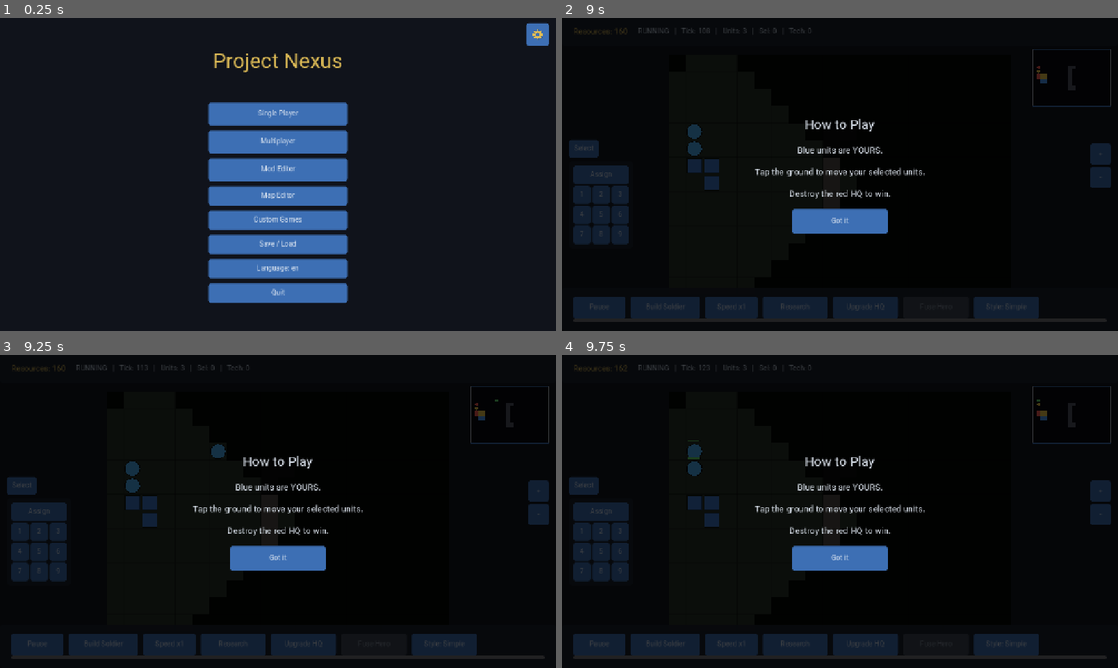
Above: before the commit, frames 1-4 (two rows, left to right).
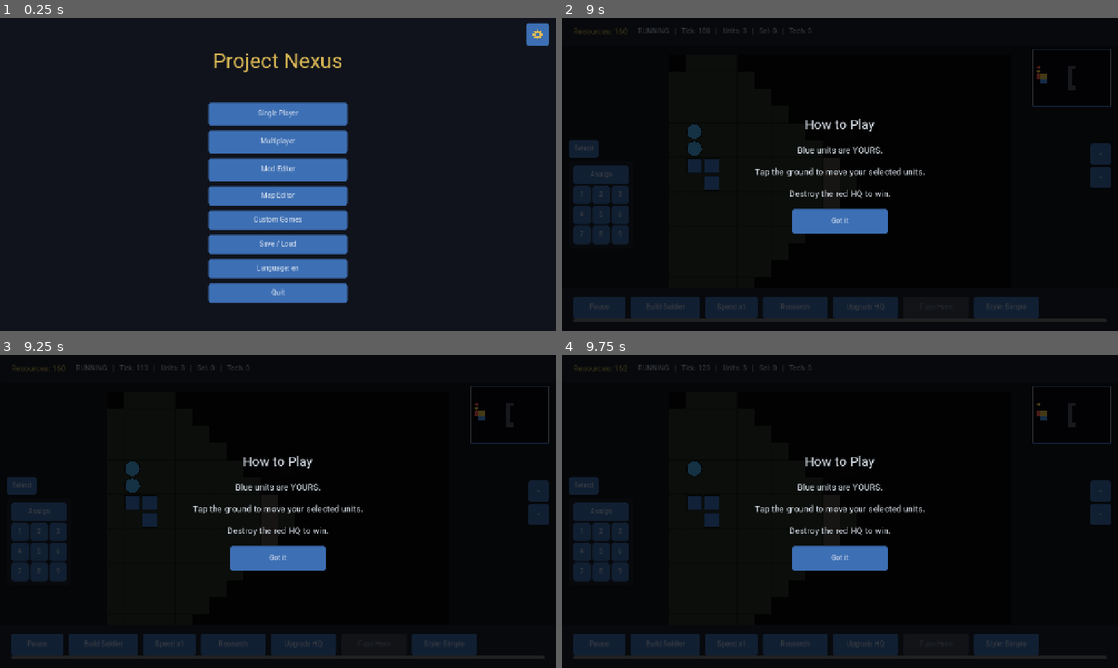
Above: after the commit, the same moments.

Repository: golshandvr-del/Sjalwmbdjdlxl
Game: Godot game, scene res://scenes/main_menu.tscn
Same seed, same stepped clock (60 frames per second), same inputs: the game is played once before the commit and once after it.
Inputs (mouse positions are in pixels of both pictures, inside the frame that each line leads up to):
- Up to frame 1 (0.25 s): no input
- Up to frame 2 (9 s): click "Single Player" at 0.5 s; click (873, 58) at 1.27 s; type "Alex" at 1.35 s; click "Normal" at 2 s; click "Normal" at 2.75 s; click "Start Match" at 3.5 s; click "Build Soldier" at 4.25 s; click "Speed x1" at 5 s; click "Research" at 5.75 s; click "Upgrade HQ" at 6.5 s; click "Style: Simple" at 7.25 s; click "+" at 8 s; click "-" at 8.75 s
- Up to frame 3 (9.25 s): no input
- Up to frame 4 (9.75 s): click "Assign" at 9.5 s

Frames 1-2 are identical in both runs. In frame 3, 0.1% of the frame differs, in the area x 38-90%, y 14-33%; in frame 4, 0.1%, in the area x 22-86%, y 14-34%.

Commit message:
feat(units): fog-aware belief pathing + replan-on-contact when hitting newly-revealed obstacle (MC1.3/req1)

Diff:
--- a/modules/units/units_module.gd
+++ b/modules/units/units_module.gd
@@ -150,8 +150,15 @@
 	var ny: int = int(next_tile[1])
 	# Re-validate walkability against the live map (terrain may have changed).
 	if not _map_walkable(nx, ny):
-		# Blocked: clear the path; a higher-level system can re-plan.
-		unit["path"] = []
+		# MC1.3 (request 1): "replan on contact". The unit planned this step on its
+		# BELIEF grid (HIDDEN tiles assumed walkable). It just walked into sight of a
+		# real obstacle that is now blocked. Instead of silently giving up, recompute
+		# the path on the freshly-updated belief grid toward the SAME goal, exactly
+		# like a human who says "did not know there was a wall, I will go around".
+		# Deterministic: belief is derived from the (deterministic) fog grid, so every
+		# lockstep peer replans identically. If no route is found the path clears.
+		if not _replan_unit(unit):
+			unit["path"] = []
 		return
 	unit["x"] = nx
 	unit["y"] = ny
@@ -220,7 +227,7 @@
 		var key: String = str(valid_ids[i])
 		var unit: Dictionary = _units()[key]
 		var my_goal: Vector2i = goals[i] if i < goals.size() else goal
-		var path: Array = _compute_path(Vector2i(int(unit["x"]), int(unit["y"])), my_goal)
+		var path: Array = _compute_path(Vector2i(int(unit["x"]), int(unit["y"])), my_goal, int(unit.get("owner", -1)))
 		# Drop the first node (current tile) so the unit steps forward.
 		if path.size() > 0:
 			path.remove_at(0)
@@ -311,14 +318,42 @@
 # module, reading the grid straight from WorldState. This keeps modules
 # decoupled (Units does not import MapModule) while staying deterministic.
 
-func _compute_path(start: Vector2i, goal: Vector2i) -> Array:
+func _compute_path(start: Vector2i, goal: Vector2i, owner: int = -1) -> Array:
 	var map_section: Dictionary = nexus.world_state.get_section("map")
 	var w: int = int(map_section.get("width", 0))
 	var h: int = int(map_section.get("height", 0))
 	var tiles: Array = map_section.get("tiles", [])
 	if w <= 0 or h <= 0 or tiles.is_empty():
 		return [start]
-	return PathService.find_path(w, h, tiles, start, goal)
+	# MC1.2/MC1.3 (request 1): plan on the OWNER's belief grid so undiscovered
+	# walls are assumed walkable (no cheating). owner < 0 means "no fog / full
+	# knowledge" and BeliefGridUtil returns the real grid verbatim, so existing
+	# no-fog callers (and tests) keep the previous behaviour exactly.
+	var fog: Dictionary = nexus.world_state.get_section("fog")
+	return PathService.find_path_on_belief(w, h, tiles, fog, owner, start, goal)
+
+
+# MC1.3 (request 1): recompute a moving unit's path on its belief grid toward its
+# recorded move_goal after it contacted a newly-revealed obstacle. Returns true
+# if a fresh non-trivial path was set, false otherwise (caller clears the path).
+# Deterministic: belief grid + A* are both deterministic, so peers agree.
+func _replan_unit(unit: Dictionary) -> bool:
+	var goal_raw: Variant = unit.get("move_goal", null)
+	if goal_raw == null:
+		return false
+	var goal: Vector2i = Vector2i(int(goal_raw[0]), int(goal_raw[1]))
+	var start: Vector2i = Vector2i(int(unit["x"]), int(unit["y"]))
+	if start == goal:
+		return false
+	var owner: int = int(unit.get("owner", -1))
+	var path: Array = _compute_path(start, goal, owner)
+	# Drop the first node (current tile) so the unit steps forward.
+	if path.size() > 0:
+		path.remove_at(0)
+	if path.is_empty():
+		return false
+	unit["path"] = _path_to_pairs(path)
+	return true
 
 
 func _map_walkable(x: int, y: int) -> bool:
